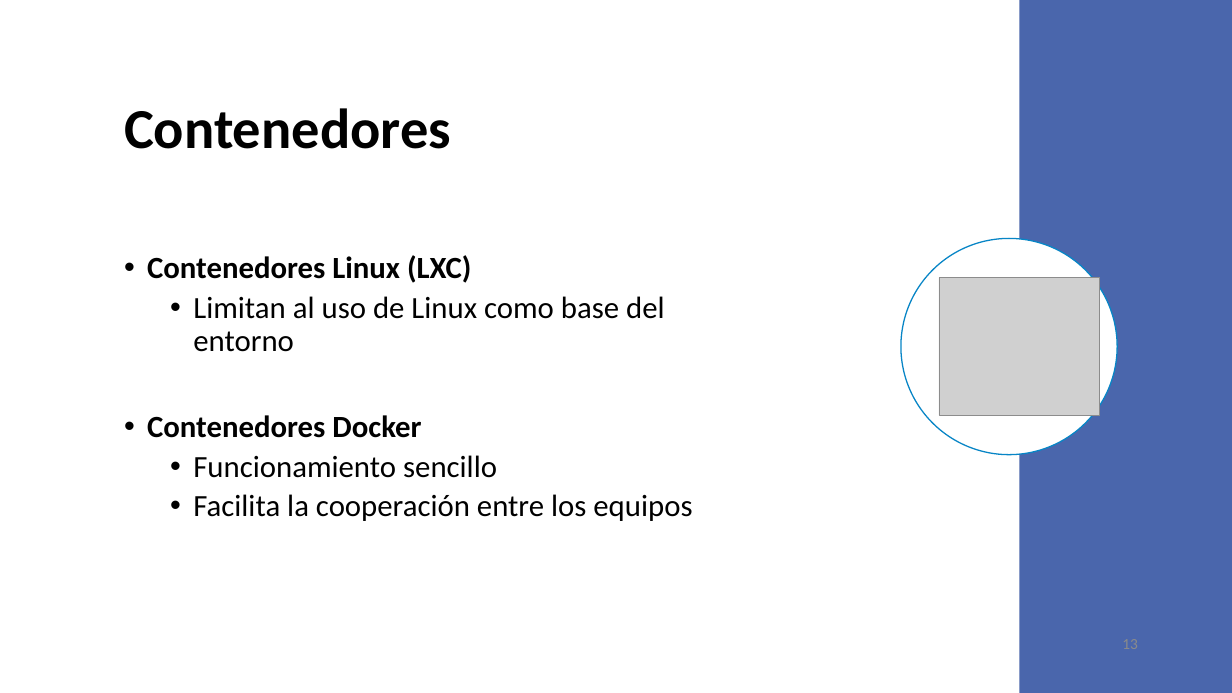
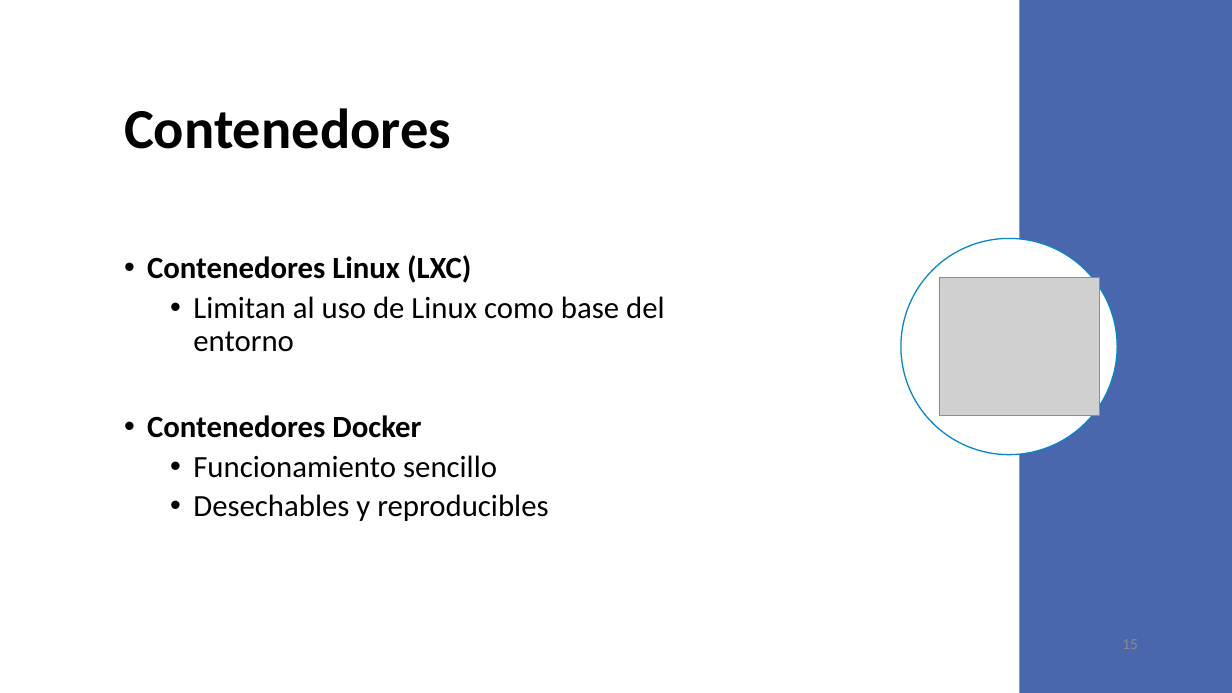
Before and after one commit to VictorIranzo/TFG_Microservices, a slide deck: slide 15 of Trabajo/Presentación/Desarrollo de software basado en microservicios.pptx (slide 13 before the commit). Drawn at 1232x693 pixels with LibreOffice and Linux fonts; fonts in the diff are those of the drawing; grey boxes stand for pictures. Boxes give left, top, right and bottom in pixels: in the first picture for what was removed or moved away, otherwise in the second. Text is boxed around its words. In the diff, an @@ line names an element or a change of style, - is before the commit and + after.

```diff
--- a/Trabajo/Presentación/Desarrollo de software basado en microservicios.pptx
+++ b/Trabajo/Presentación/Desarrollo de software basado en microservicios.pptx
@@ text at (193, 494, 548, 521): text changed @@
-  • Facilita la cooperación entre los equipos
+  • Desechables y reproducibles
```
Also in this commit, not shown: 11 other slides changed, 5 slides added.
